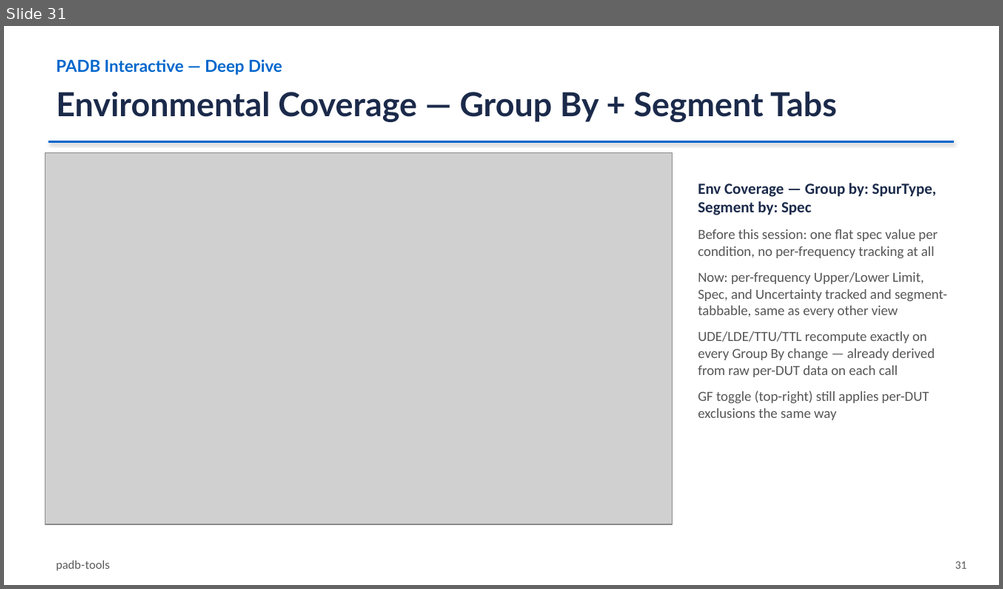
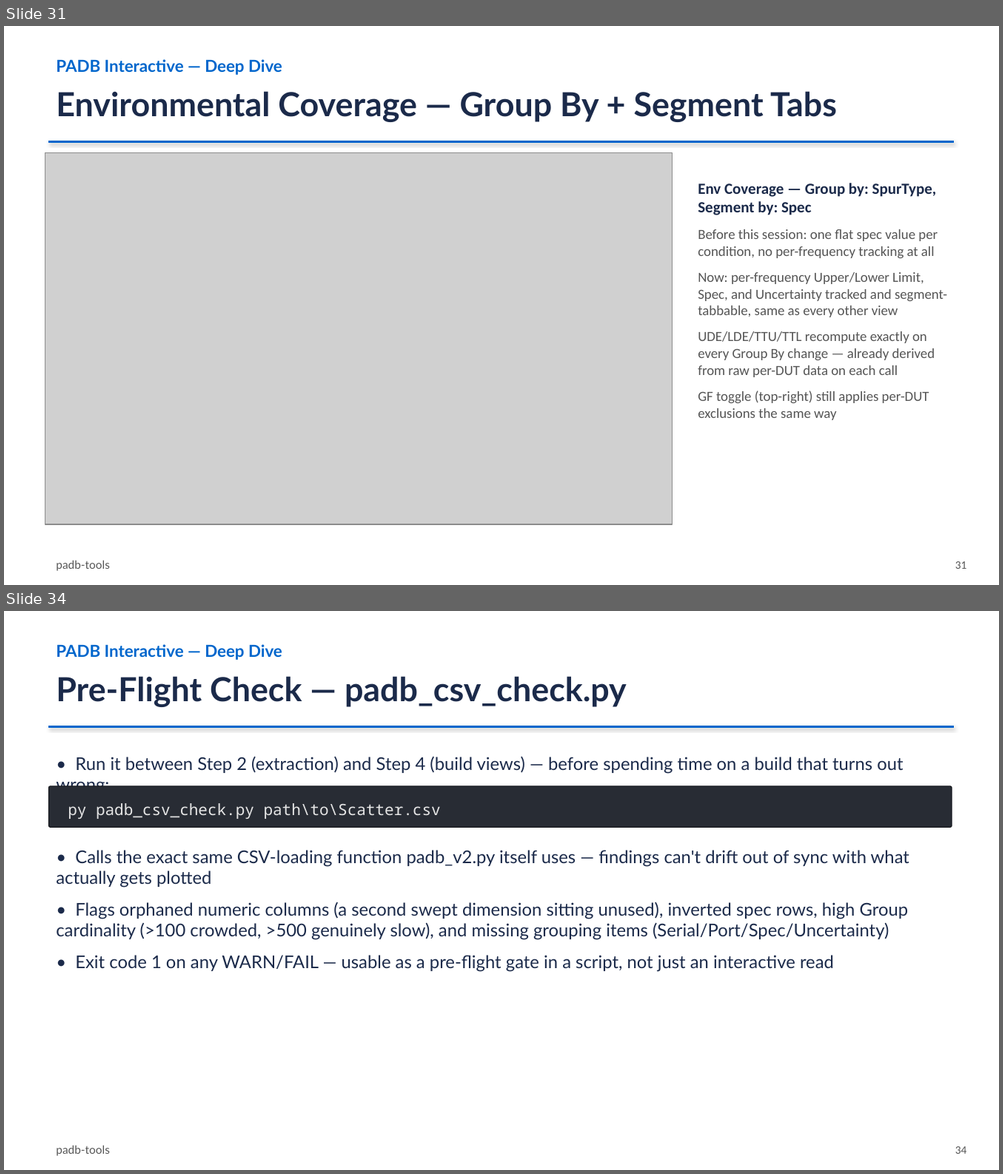
Before and after one commit to damurray/padb-tools, a slide deck: PADB_Simple_and_Interactive.pptx. Shown one above the other, each under a label of ours: slide 31 before the commit, slides 31 and 34 after it; the slides between them are not shown. The pictures are 1003x589 and 1003x1174 pixels, drawn with LibreOffice and Linux fonts; fonts in the diff are those of the drawing; grey boxes stand for pictures. Boxes give left, top, right and bottom in pixels: in the first picture for what was removed or moved away, otherwise in the second. Text is boxed around its words. In the diff, an @@ line names an element or a change of style, - is before the commit and + after.

Commit message:
Regenerate training deck with Aug 6-11 feature slides
Rebuilt PADB_Simple_and_Interactive.pptx from the updated archive/_build_slides.py (45 slides): adds GF export/import, in-page Help panel, padb_csv_check.py, and web app job-abort/exclusivity-guard slides. PDFs (GETTING_STARTED.pdf, PADB_Tools_Guide.pdf) stay gitignored/untracked as before.

```diff
--- a/PADB_Simple_and_Interactive.pptx
+++ b/PADB_Simple_and_Interactive.pptx
@@ slide 34 added at (4, 611, 999, 1170), background #FFFFFF @@
@@ text added at (56, 644, 282, 660), 16 pt, text #0066CC, bold @@
+PADB Interactive — Deep Dive
@@ text added at (56, 676, 626, 707), 32 pt, text #1B2A4A, bold @@
+Pre-Flight Check — padb_csv_check.py
@@ line added from (48, 726) to (954, 726), #0066CC 2.25 pt @@
@@ text added at (56, 756, 902, 787), 17 pt, text #1B2A4A @@
+• Run it between Step 2 (extraction) and Step 4 (build views) — before spending time on a build that turns out wrong:
@@ rounded rectangle added at (48, 786, 951, 827), fill #282C34, outline #111318 0.75 pt, 15 pt, text #E6E6E6 @@
+py padb_csv_check.py path\to\Scatter.csv
@@ text added at (56, 850, 909, 972), 17 pt, text #1B2A4A @@
+• Calls the exact same CSV-loading function padb_v2.py itself uses — findings can't drift out of sync with what actually gets plotted
+• Flags orphaned numeric columns (a second swept dimension sitting unused), inverted spec rows, high Group cardinality (>100 crowded, >500 genuinely slow), and missing grouping items (Serial/Port/Spec/Uncertainty)
+• Exit code 1 on any WARN/FAIL — usable as a pre-flight gate in a script, not just an interactive read
@@ text added at (56, 1145, 110, 1156), 11 pt, text #555555 @@
+padb-tools
@@ text added at (955, 1147, 967, 1154), 11 pt, text #555555 @@
+34
```
Also in this commit, not shown: 9 slides changed, 3 other slides added.
